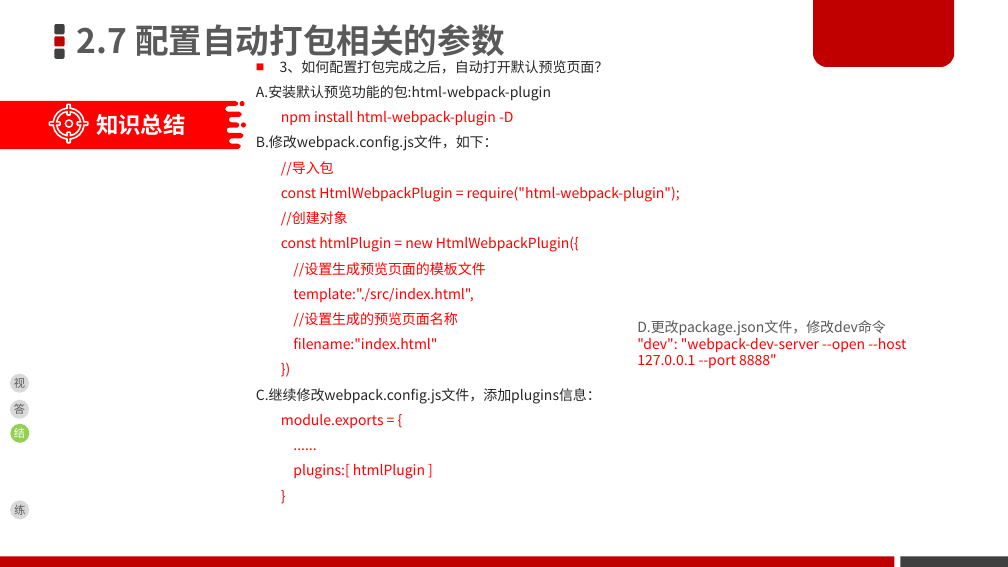
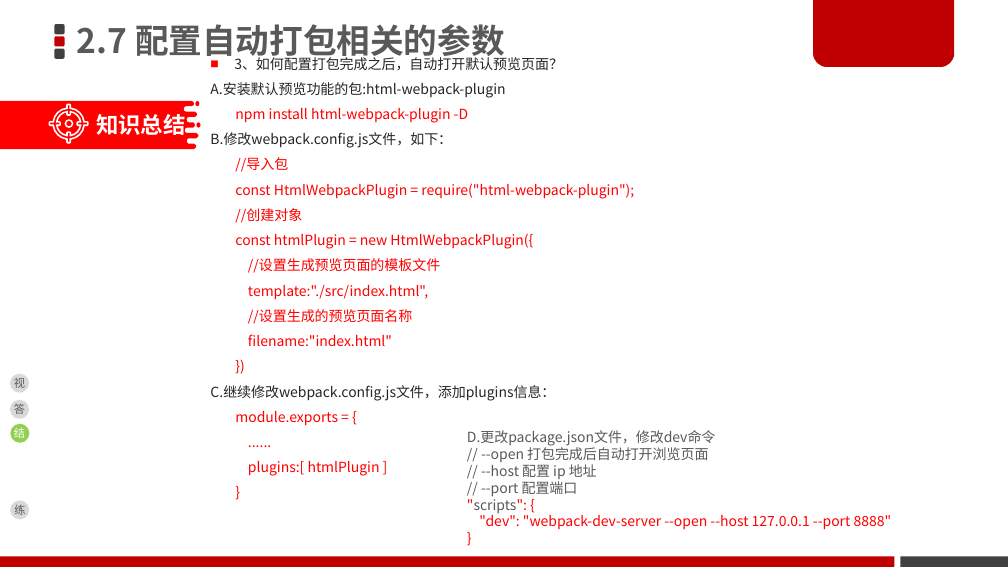
Before and after one commit to DwightChan/study, a slide deck: slide 28 of H5/00-博学谷_在线同步资料/05-Vue.js 项目实战资料/Vue-2019版/vue电商/2.vue-前端工程化/day06_电商项目_vue前端工程化.ppt. Drawn at 1008x567 pixels with LibreOffice and Linux fonts; fonts in the diff are those of the drawing; grey boxes stand for pictures; background and template pictures are left out. Boxes give left, top, right and bottom in pixels: in the first picture for what was removed or moved away, otherwise in the second. Text is boxed around its words. In the diff, an @@ line names an element or a change of style, - is before the commit and + after.

```diff
--- a/H5/00-博学谷_在线同步资料/05-Vue.js 项目实战资料/Vue-2019版/vue电商/2.vue-前端工程化/day06_电商项目_vue前端工程化.ppt
+++ b/H5/00-博学谷_在线同步资料/05-Vue.js 项目实战资料/Vue-2019版/vue电商/2.vue-前端工程化/day06_电商项目_vue前端工程化.ppt
@@ text "3、如何配置打包完成之后，自动打开默认预览页面？": place and size @@
-text "3、如何配置打包完成之后，自动打开默认预览页面？" at [256,60,680,479]
+text "3、如何配置打包完成之后，自动打开默认预览页面？" at [210,55,634,476]
@@ freeform shape: place and size @@
-freeform shape at [0,101,246,149]
+freeform shape at [0,101,201,149]
@@ text at [467,430,892,530]: paragraph added @@
+}
@@ text "D.更改package.json文件，修改dev命令": place and size @@
-text "D.更改package.json文件，修改dev命令" at [637,320,906,368]
+text "D.更改package.json文件，修改dev命令" at [467,430,892,530]
@@ text at [467,445,708,513]: paragraphs added @@
+// --open 打包完成后自动打开浏览页面
+// --host 配置 ip 地址
+// --port 配置端口
+"scripts": {
```
Also in this commit, not shown: 36 other slides changed, 2 other files.
